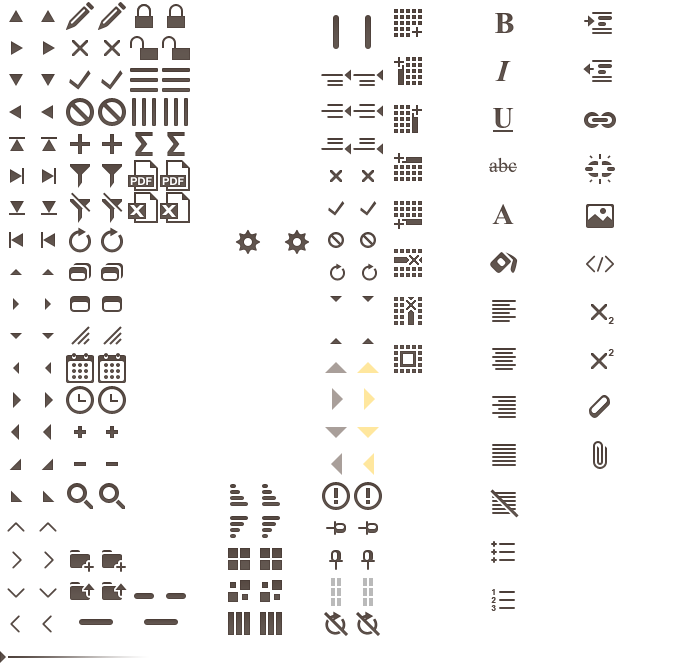
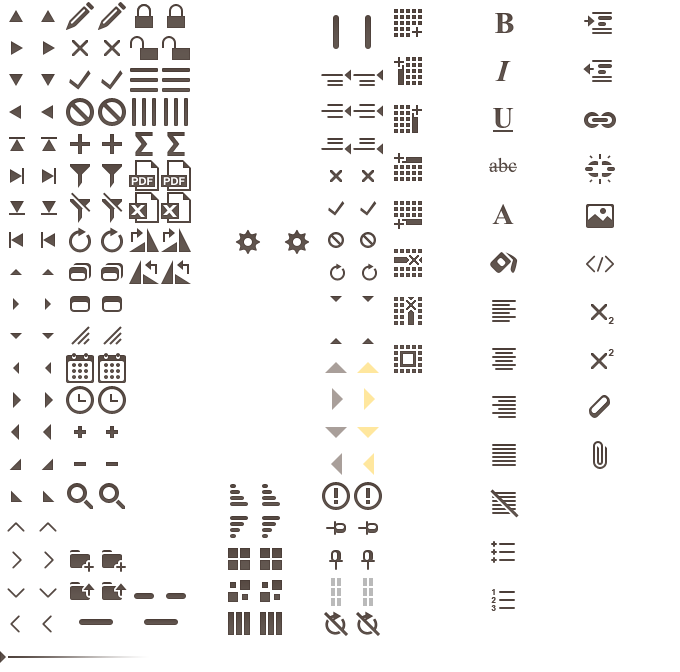
Two versions of the same layered image (w=680, h=672). Layer-by-layer changes:
added group "Rotate" with 4 layers above "Export" over [129, 228, 191, 284]
added layer "Rotate CCW hover" in group "Rotate" over [161, 260, 191, 284]
added layer "Rotate CCW" in group "Rotate" over [129, 260, 159, 284]
added layer "Rotate CW hover" in group "Rotate" over [161, 228, 191, 252]
added layer "Rotate CW" in group "Rotate" over [129, 228, 159, 252]
painted on "excel hover" over [160, 192, 191, 223]
painted on "excel" over [128, 192, 159, 223]
painted on "pdf hover" over [160, 160, 191, 191]
painted on "pdf" over [128, 160, 159, 191]
